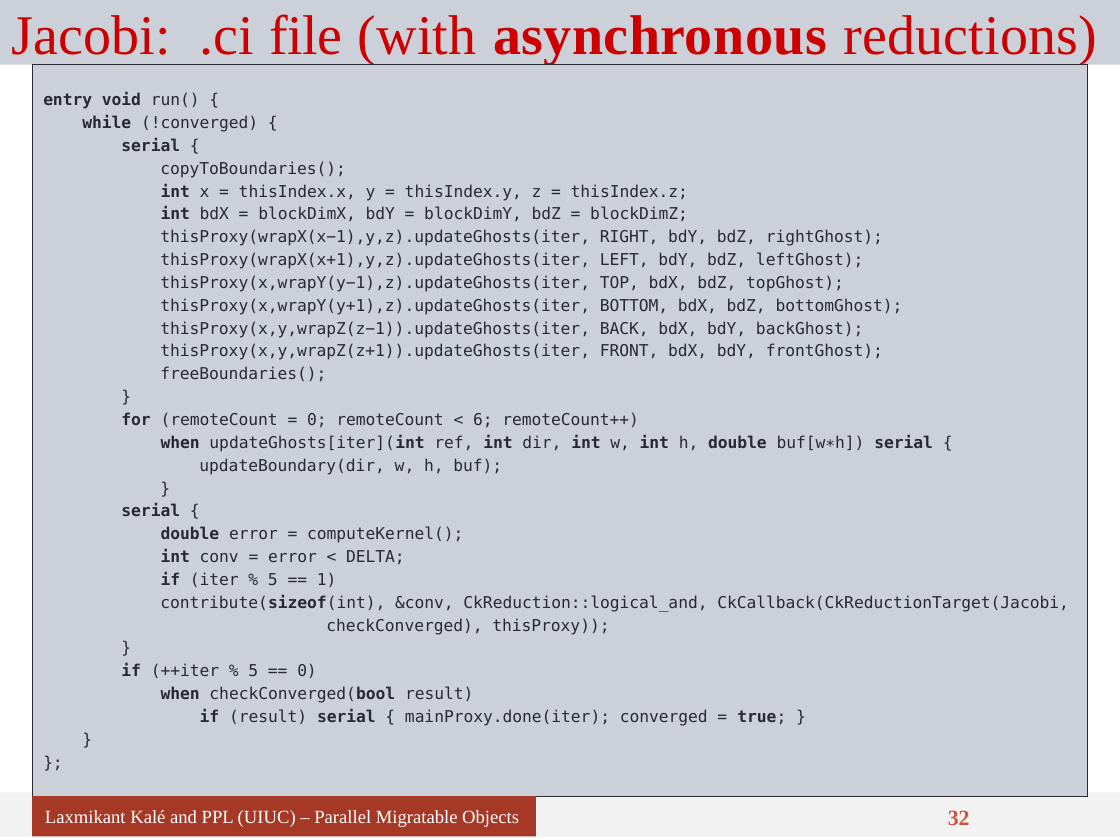
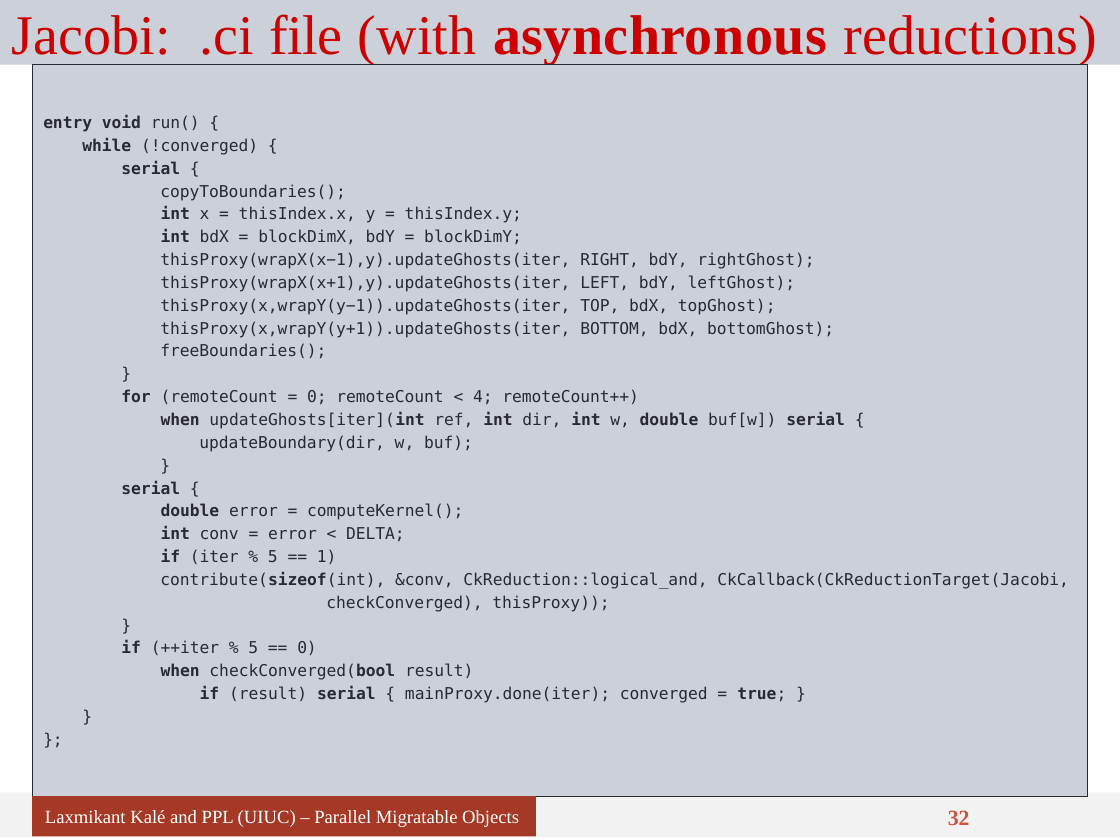
Before and after one commit to UIUC-PPL/charm_tutorial, a slide deck: slide 32 of tutorial-07-sdag.pptx. Drawn at 1120x840 pixels with LibreOffice and Linux fonts; fonts in the diff are those of the drawing. Boxes give left, top, right and bottom in pixels: in the first picture for what was removed or moved away, otherwise in the second. Text is boxed around its words. In the diff, an @@ line names an element or a change of style, - is before the commit and + after.

Commit message:
tut 7: Convert jacobi from 3d to 2d

```diff
--- a/tutorial-07-sdag.pptx
+++ b/tutorial-07-sdag.pptx
@@ text at (x1=160, y1=206, x2=834, y2=338): text changed @@
-int x = thisIndex.x, y = thisIndex.y, z = thisIndex.z;
-int bdX = blockDimX, bdY = blockDimY, bdZ = blockDimZ;
-thisProxy(wrapX(x−1),y,z).updateGhosts(iter, RIGHT, bdY, bdZ, rightGhost);
-thisProxy(wrapX(x+1),y,z).updateGhosts(iter, LEFT, bdY, bdZ, leftGhost);
-thisProxy(x,wrapY(y−1),z).updateGhosts(iter, TOP, bdX, bdZ, topGhost);
-thisProxy(x,wrapY(y+1),z).updateGhosts(iter, BOTTOM, bdX, bdZ, bottomGhost);
-thisProxy(x,y,wrapZ(z−1)).updateGhosts(iter, BACK, bdX, bdY, backGhost);
-thisProxy(x,y,wrapZ(z+1)).updateGhosts(iter, FRONT, bdX, bdY, frontGhost);
+int x = thisIndex.x, y = thisIndex.y;
+int bdX = blockDimX, bdY = blockDimY;
+thisProxy(wrapX(x−1),y).updateGhosts(iter, RIGHT, bdY, rightGhost);
+thisProxy(wrapX(x+1),y).updateGhosts(iter, LEFT, bdY, leftGhost);
+thisProxy(x,wrapY(y−1)).updateGhosts(iter, TOP, bdX, topGhost);
+thisProxy(x,wrapY(y+1)).updateGhosts(iter, BOTTOM, bdX, bottomGhost);
@@ text at (x1=121, y1=389, x2=845, y2=452): text changed @@
-for (remoteCount = 0; remoteCount < 6; remoteCount++)
-when updateGhosts[iter](int ref, int dir, int w, int h, double buf[w∗h]) serial {
-updateBoundary(dir, w, h, buf);
+for (remoteCount = 0; remoteCount < 4; remoteCount++)
+when updateGhosts[iter](int ref, int dir, int w, double buf[w]) serial {
+updateBoundary(dir, w, buf);
```
Also in this commit, not shown: 2 other slides changed.
